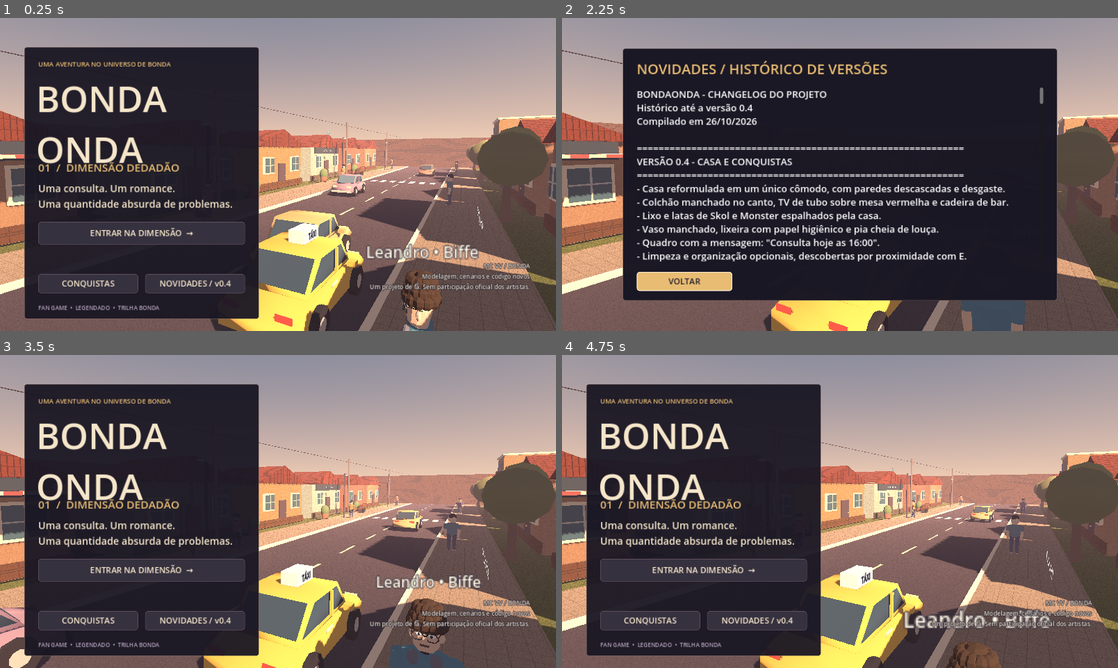
Above: before the commit, frames 1-4 (two rows, left to right).
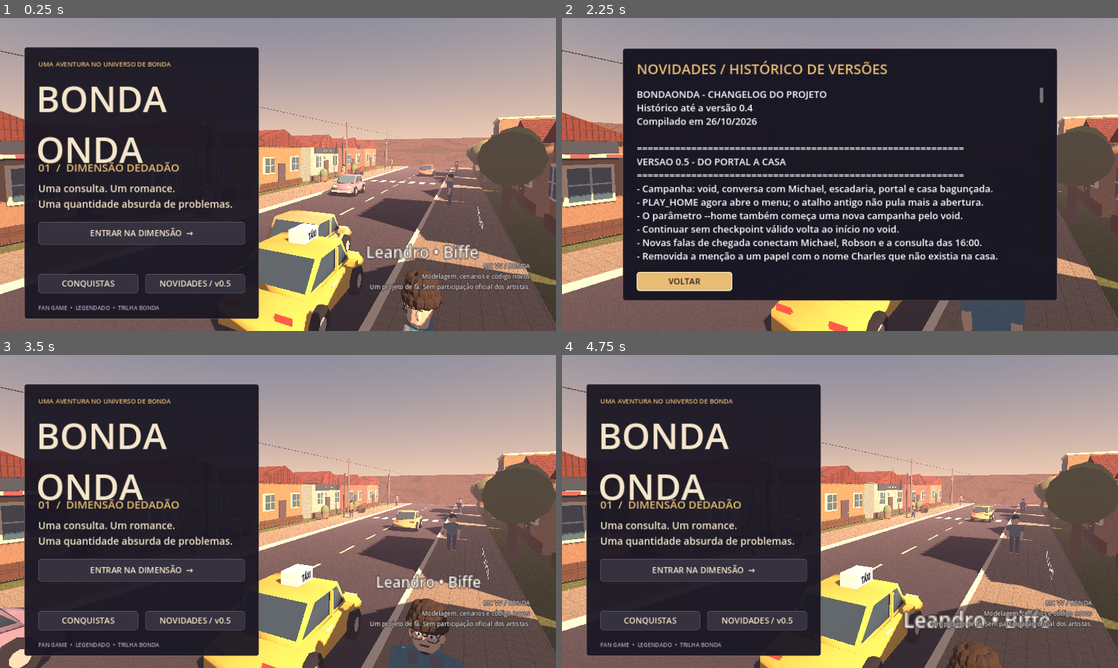
Above: after the commit, the same moments.

Repository: theSenf3i/BONDA-PROJECT
Game: Godot game, scene res://main.tscn
Two runs of this game, one before a commit and one after it. Both use one fixed random seed, a clock stepped at 60 frames per second and the inputs below. Sound files missing from this copy of the repository are replaced by a short silence.
Inputs (mouse positions are in pixels of both pictures, inside the frame that each line leads up to):
- Up to frame 1 (0.25 s): no input
- Up to frame 2 (2.25 s): click (756, 284) at 0.5 s, where only the run before the commit has a clickable "NOVIDADES / v0.4"; click "VOLTAR" at 1.25 s; click (756, 284) at 2 s, where only the run after the commit has a clickable "NOVIDADES / v0.5"
- Up to frame 3 (3.5 s): tap Enter at 2.75 s; move the mouse to (400, 495) at 2.77 s; hold D (right) from 2.78 s (still down); hold K (block) from 2.78 s (still down); click (400, 495) at 2.92 s; tap Space (jump) at 3.02 s; tap E (interact) at 3.05 s
- Up to frame 4 (4.75 s): move the mouse to (728, 527) at 3.52 s; release D (right) at 3.53 s; release K (block) at 3.53 s; hold S (back) 3.53-4.28 s; tap E (interact) at 3.6 s; tap Space (jump) at 3.77 s; tap K (block) at 3.8 s; move the mouse to (895, 442) at 4.27 s; hold D (right) from 4.28 s (still down); hold E (interact) from 4.28 s (still down); tap J (attack) at 4.35 s

The runs differ from the first frame. In frame 1, less than 0.1% of the frame differs, in the area x 40-42%, y 83-86%; in frame 2, 5.6%, in the area x 14-87%, y 26-78%; in frame 3, less than 0.1%; in frame 4, less than 0.1%.

Commit message:
feat(v0.5): transicao fluida void-portal-casa e contextualizacao da jornada
Integracao da jornada do jogador entre o prologo cosmico e a primeira fase:
- Encadeamento automatico do Void diretamente para o interior do quarto apos o portal
- Dialogos de chegada contextualizando Robson, Michael e a consulta mÃ©dica do protagonista
- Higienizacao completa do pacote removendo saves residuais e caches

Diff:
--- a/project.godot
+++ b/project.godot
@@ -5,7 +5,7 @@
 run/main_scene="res://main.tscn"
 config/features=PackedStringArray("4.3", "GL Compatibility")
 config/description="Abertura no void VHS e dimensão Dedadão. Feito em Godot."
-config/version="0.4-messy-home"
+config/version="0.5-portal-home"
 config/use_custom_user_dir=true
 config/custom_user_dir_name="runtime"
 
--- a/scripts/interface.gd
+++ b/scripts/interface.gd
@@ -108,6 +108,8 @@
 	danger.add_theme_color_override("font_outline_color", ink)
 	toast = label(hud, "", Vector2(300, 275), Vector2(680, 45), 25)
 	toast.horizontal_alignment = HORIZONTAL_ALIGNMENT_CENTER
+	toast.autowrap_mode = TextServer.AUTOWRAP_WORD_SMART
+	toast.size.y = 120
 	toast.add_theme_constant_override("outline_size", 5)
 	toast.add_theme_color_override("font_outline_color", ink)
 	subtitle_panel = panel(root, Vector2(76, 461), Vector2(1128, 202), Color(.10, .085, .14, .97))
@@ -138,7 +140,7 @@
 	continue_button.name = "Continue"
 	label(menu, "FAN GAME  •  LEGENDADO  •  TRILHA BONDA", Vector2(32, 590), Vector2(476, 22), 13, Color("b5a6bf"))
 	button(menu, "CONQUISTAS", Vector2(32, 522), Vector2(230, 44), func(): show_extras(false))
-	button(menu, "NOVIDADES / v0.4", Vector2(278, 522), Vector2(230, 44), func(): show_extras(true))
+	button(menu, "NOVIDADES / v0.5", Vector2(278, 522), Vector2(230, 44), func(): show_extras(true))
 	pause_panel = panel(root, Vector2(390, 113), Vector2(500, 503), Color(.10, .09, .14, .98))
 	label(pause_panel, "UM RESPIRO.", Vector2(32, 25), Vector2(440, 55), 39)
 	button(pause_panel, "VOLTAR AO JOGO", Vector2(32, 99), Vector2(436, 45), func(): resume_game.emit())
--- a/scripts/main.gd
+++ b/scripts/main.gd
@@ -2,6 +2,7 @@
 
 var home_cleaned: Array = []
 var home_achievement = false
+var home_arrival_seen = false
 
 var visits: Node
 var world: Node3D
@@ -11,7 +12,7 @@
 var cinema: Camera3D
 var state = "menu"
 var stage = "menu"
-var checkpoint = "home"
+var checkpoint = "void"
 var paused = false
 var dialogue: Array = []
 var dialogue_index = 0
@@ -107,7 +108,7 @@
 		call_deferred("run_home_checks")
 	if "--home" in OS.get_cmdline_user_args():
 		ui.show_menu(false)
-		start_home()
+		new_game()
 	if "--void" in OS.get_cmdline_user_args():
 		start_void()
 	if "--qa-void" in OS.get_cmdline_user_args() or "--capture-void" in OS.get_cmdline_user_args():
@@ -210,7 +211,7 @@
 		DirAccess.make_dir_recursive_absolute(ProjectSettings.globalize_path("res://save"))
 	var file = FileAccess.open("res://save/checkpoint.json", FileAccess.WRITE)
 	if file:
-		file.store_string(JSON.stringify({"stage": value, "memories": memories_found, "version": 4, "home_cleaned": home_cleaned, "void_intro_seen": void_intro_seen, "papers": visits.collected, "coffee": visits.coffee_level}))
+		file.store_string(JSON.stringify({"stage": value, "memories": memories_found, "version": 5, "home_arrival_seen": home_arrival_seen, "home_cleaned": home_cleaned, "void_intro_seen": void_intro_seen, "papers": visits.collected, "coffee": visits.coffee_level}))
 
 func to_menu() -> void:
 	pause_game(false)
@@ -230,6 +231,7 @@
 
 func new_game() -> void:
 	home_cleaned.clear()
+	home_arrival_seen = false
 	memories_found = 0
 	void_intro_seen = false
 	visits.collected.clear()
@@ -239,11 +241,18 @@
 
 func continue_saved() -> void:
 	var file = FileAccess.open("res://save/checkpoint.json", FileAccess.READ)
+	if not file:
+		new_game()
+		return
 	if file:
 		var data = JSON.parse_string(file.get_as_text())
+		if not data is Dictionary:
+			new_game()
+			return
 		if data is Dictionary:
 			home_cleaned = data.get("home_cleaned", [])
-			checkpoint = data.get("stage", "home")
+			checkpoint = data.get("stage", "void")
+			home_arrival_seen = bool(data.get("home_arrival_seen", false))
 			void_intro_seen = bool(data.get("void_intro_seen", false))
 			visits.collected = data.get("papers", [])
 			visits.coffee_level = float(data.get("coffee", 100.0))
@@ -258,11 +267,22 @@
 	set_objective("01 / 04   •   UMA CONSULTA NORMAL", "Saia de casa e encontre o ponto de táxi.")
 	sound.play("dedadao", 0, 17)
 	target(Vector3(0, 2.6, 4.8), "SAIR DE CASA  ↓")
+	if home_arrival_seen:
+		set_play()
+		return
 	say([
-		["Viajante", "Tá. Eu atravessei um portal e acordei com uma consulta marcada. Que organização do caralho."],
-		["Viajante", "O papel diz ‘Charles’. Nesta dimensão, parece que esse sou eu. Mas eu ainda preciso encontrar o caminho de volta pro Robson."],
-		["Viajante", "Uma consulta normal. Pegar um táxi, falar com o doutor e ir embora. Não tem como isso dar errado."]
-	], set_play)
+		["Júnior", "Cadê a escada? Cadê o Michael? Eu passei pela porta e vim parar... aqui?"],
+		["Júnior", "Os deuses do espaço estão putos com a bagunça das dimensões. Se virem essa pia, vão achar que fui eu também."],
+		["Júnior", "Calma. O Michael mandou entrar nos portais e consertar o que ficou pra trás. Isso aqui deve ser o primeiro mundo."],
+		["Júnior", "Robson, eu ainda tô indo atrás de você. Só não esperava passar por um colchão nesse estado."],
+		["Júnior", "O quadro diz: Consulta hoje as 16:00. Atravessei o espaço e o tempo pra cair no dia de ir ao médico. Puta que pariu."],
+		["Júnior", "Tá. Primeiro essa consulta. Deve ter um táxi lá fora. Um mundo de cada vez, até achar o caminho de volta."]
+	], finish_home_arrival)
+
+func finish_home_arrival() -> void:
+	home_arrival_seen = true
+	save_checkpoint("home")
+	set_play()
 
 func start_neighborhood() -> void:
 	stage = "neighborhood"
@@ -785,7 +805,7 @@
 		"fight": start_fight()
 		"dodge": start_dodge()
 		"portal": rebuild("parking", Vector3(0, .1, 3)); open_portal()
-		_: start_home()
+		_: new_game()
 
 func say(lines: Array, done: Callable) -> void:
 	ui.toast_time = 0
@@ -1244,7 +1264,16 @@
 			save_home_profile()
 			ui.notify("CONQUISTA DESBLOQUEADA\nCaja susa, chão sujo...")
 		else:
-			ui.notify("Pronto.")
+			var remarks = {
+				"mattress": "Júnior: Robson, quando eu te achar, a gente arruma uma cama melhor que essa.",
+				"table": "Júnior: A TV também tá no chiado. Já não bastava aquele vazio com cara de fita velha?",
+				"chair": "Júnior: Pronto. Um lugar pra sentar e questionar minhas escolhas entre dois portais.",
+				"toilet": "Júnior: Se isso aqui era uma dimensão condenada, achei o motivo.",
+				"sink": "Júnior: Michael falou pra consertar a bagunça. Não especificou se incluía lavar louça."
+			}
+			ui.notify(remarks.get(nearby.id, "Pronto."))
+			if nearby.id in remarks:
+				ui.toast_time = 7.0
 	return true
 
 func run_home_checks() -> void:
--- a/tests/home_checks.gd
+++ b/tests/home_checks.gd
@@ -17,6 +17,8 @@
 	g = game
 	g.ui.show_menu(false)
 	g.start_home()
+	g.ui.subtitle.visible_characters = -1
+	await snapshot("home_arrival")
 	g.ui.close_dialog()
 	g.set_play()
 	await get_tree().process_frame
--- a/tests/void_checks.gd
+++ b/tests/void_checks.gd
@@ -133,6 +133,34 @@
 	check("VHS and void HUD removed after portal", not g.void_filter.visible and not g.void_hud.visible)
 	check("Original world lighting restored", g.void_environment.environment.background_mode == Environment.BG_SKY)
 	await shot("void_05_destination")
+	check("Portal destination retains messy home and 17 tasks", g.world.home.tasks.size() == 17 and g.home_cleaned.is_empty())
+	check("Arrival conversation blocks movement", not g.player.enabled)
+	check("Arrival ties Michael and Robson to appointment board", "Michael" in str(g.dialogue) and "Robson" in str(g.dialogue) and "Consulta hoje as 16:00" in str(g.dialogue))
+	g.test_mode = false
+	while g.state == "dialogue":
+		g.next_line()
+	check("Finishing arrival releases player", g.state == "play" and g.player.enabled and g.home_arrival_seen)
+	var arrival_save = JSON.parse_string(FileAccess.get_file_as_string("res://save/checkpoint.json"))
+	check("Arrival completion persisted at home checkpoint", arrival_save.get("home_arrival_seen", false) and arrival_save.get("stage", "") == "home")
+	g.home_arrival_seen = false
+	g.continue_saved()
+	check("Continue home avoids replaying arrival", g.stage == "home" and g.state == "play" and g.home_arrival_seen)
+	g.player.position = g.world.home.tasks[0].node.position
+	g.interact()
+	check("Optional cleaning remark keeps exploration playable", g.state == "play" and "Robson" in g.ui.toast.text)
+	g.player.position = Vector3(0, .1, 4.5)
+	g.interact()
+	check("House exit still leads to neighborhood", g.stage == "neighborhood")
+	var invalid_save = FileAccess.open("res://save/checkpoint.json", FileAccess.WRITE)
+	invalid_save.store_string("invalid")
+	invalid_save.close()
+	g.continue_saved()
+	check("Invalid save begins in void", g.stage == "void" and g.state == "cutscene")
+	DirAccess.remove_absolute(ProjectSettings.globalize_path("res://save/checkpoint.json"))
+	g.continue_saved()
+	check("Missing save begins in void", g.stage == "void" and g.state == "cutscene")
+	g.test_mode = true
+	g.void_sequence.finish()
 	g.checkpoint = "void"
 	g.retry_checkpoint()
 	await get_tree().create_timer(0.1).timeout
@@ -150,6 +178,7 @@
 	await get_tree().process_frame
 	check("Continue restores playable void", g.stage == "void" and g.state == "play" and g.void_intro_seen)
 	g.new_game()
+	check("New game resets arrival dialogue", not g.home_arrival_seen)
 	check("New game replays Michael briefing", g.stage == "void" and g.state == "cutscene" and not g.void_intro_seen)
 	g.to_menu()
 	await get_tree().create_timer(0.2).timeout
Not shown, changed: CHANGELOG.txt
Not shown, removed: tests/achievements.png.import
Not shown, removed: tests/changelog.png.import
Not shown, removed: tests/home_clean.png.import
Not shown, removed: tests/home_dirty_kitchen.png.import
Not shown, removed: tests/home_dirty_living.png.import
Not shown, removed: tests/home_gameplay.png.import
Not shown, changed: README.md
